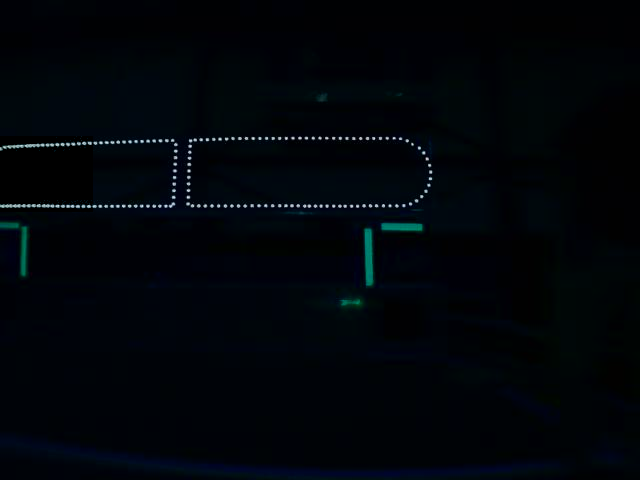
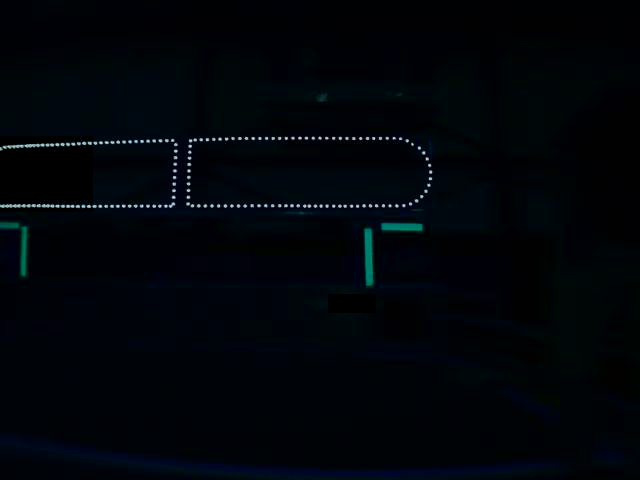
Comparing the layer stacks of the two (640, 480) images. Changes:
painted on "image3.jpg" over 328, 294, 376, 313
